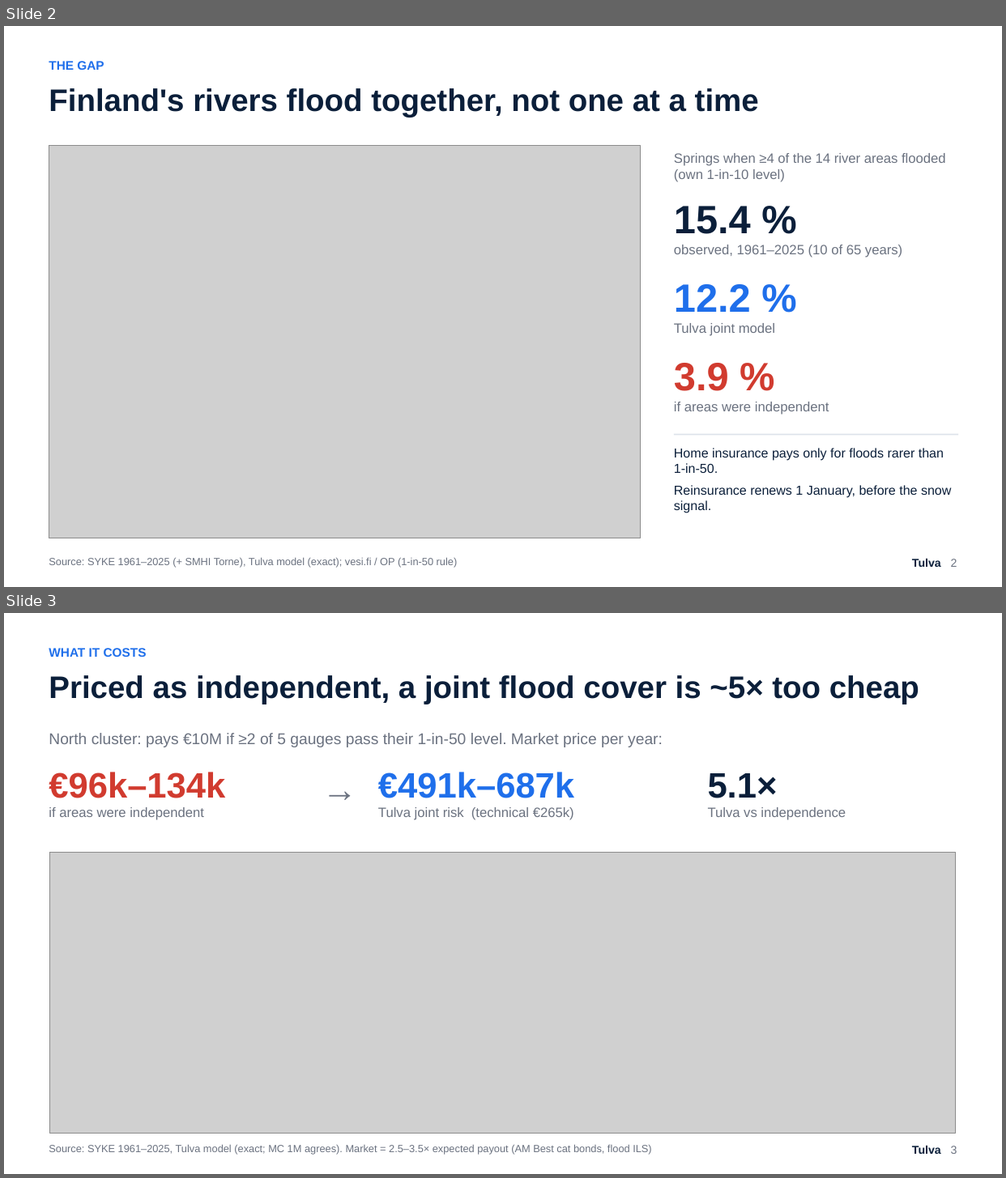
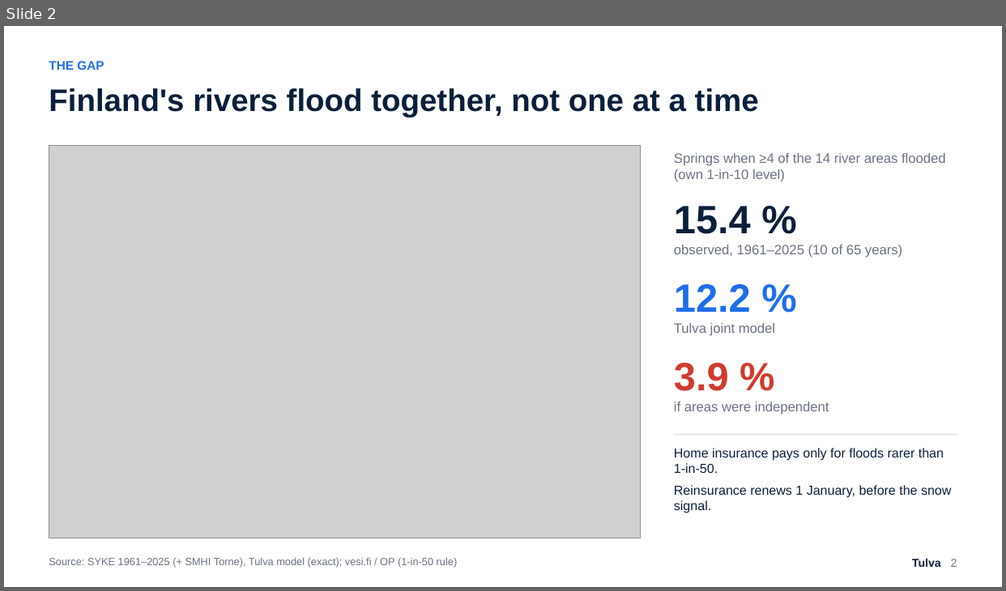
Before and after one commit to Zawaer/tulva, a slide deck: deck/Tulva_QxF2026.pptx. Shown one above the other, each under a label of ours: slides 2 and 3 before the commit, slide 2 after it. The pictures are 1006x1178 and 1006x591 pixels, drawn with LibreOffice and Linux fonts; fonts in the diff are those of the drawing; grey boxes stand for pictures. Boxes give left, top, right and bottom in pixels: in the first picture for what was removed or moved away, otherwise in the second. Text is boxed around its words. In the diff, an @@ line names an element or a change of style, - is before the commit and + after.

```diff
--- a/deck/Tulva_QxF2026.pptx
+++ b/deck/Tulva_QxF2026.pptx
@@ slide 3 removed at (x1=4, y1=613, x2=1002, y2=1174), background #FFFFFF @@
@@ text removed at (x1=49, y1=648, x2=147, y2=657) @@
-WHAT IT COSTS
@@ text removed at (x1=49, y1=675, x2=919, y2=704) @@
-Priced as independent, a joint flood cover is ~5× too cheap
@@ text removed at (x1=49, y1=733, x2=663, y2=747) @@
-North cluster: pays €10M if ≥2 of 5 gauges pass their 1-in-50 level. Market price per year:
@@ text removed at (x1=49, y1=772, x2=225, y2=798) @@
-€96k–134k
@@ text removed at (x1=322, y1=766, x2=382, y2=811) @@
-→
@@ text removed at (x1=378, y1=772, x2=574, y2=798) @@
-€491k–687k
@@ text removed at (x1=708, y1=773, x2=778, y2=798) @@
-5.1×
@@ text removed at (x1=49, y1=807, x2=204, y2=820) @@
-if areas were independent
@@ text removed at (x1=378, y1=807, x2=574, y2=820) @@
-Tulva joint risk (technical €265k)
@@ text removed at (x1=708, y1=807, x2=846, y2=820) @@
-Tulva vs independence
@@ picture removed at (x1=50, y1=853, x2=957, y2=1133) @@
@@ text removed at (x1=49, y1=1144, x2=651, y2=1155) @@
-Source: SYKE 1961–2025, Tulva model (exact; MC 1M agrees). Market = 2.5–3.5× expected payout (AM Best cat bonds, flood ILS)
@@ text removed at (x1=912, y1=1145, x2=957, y2=1154) @@
-Tulva 3
```
Also in this commit, not shown: 6 slides changed, 13 other files.
